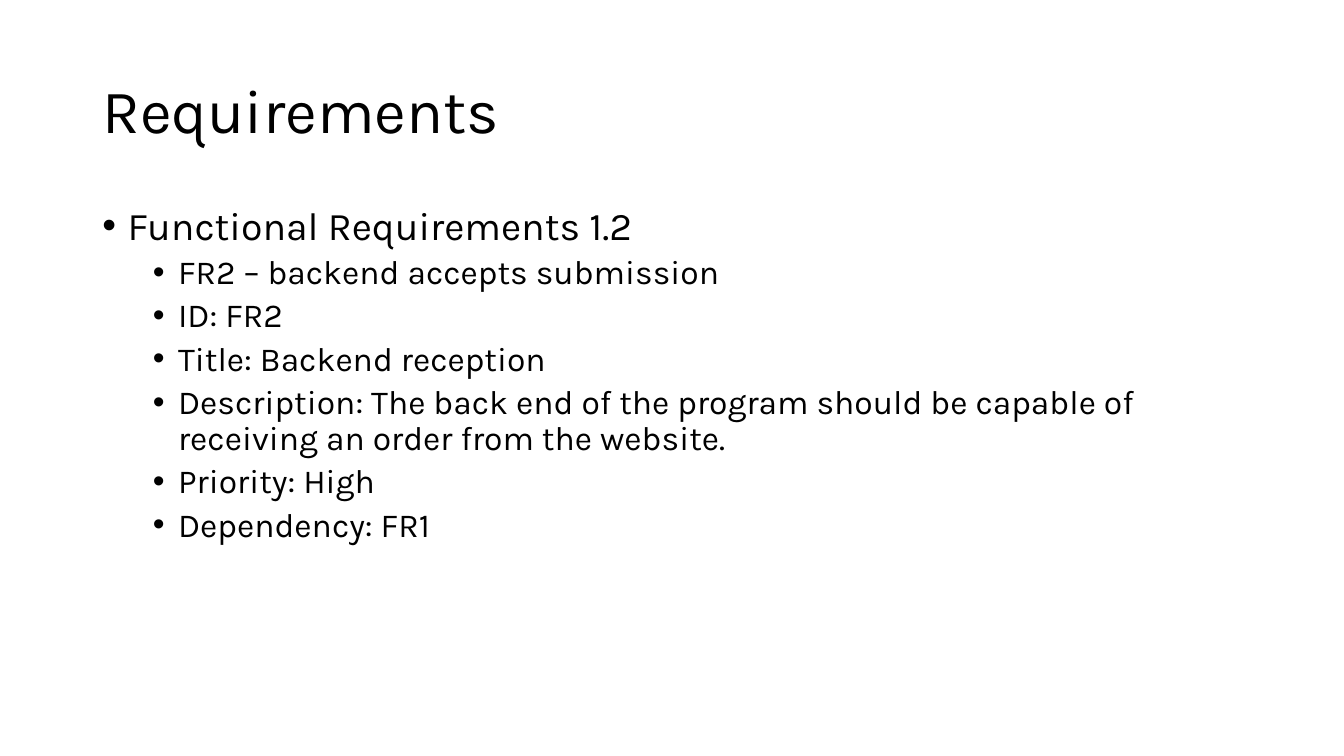
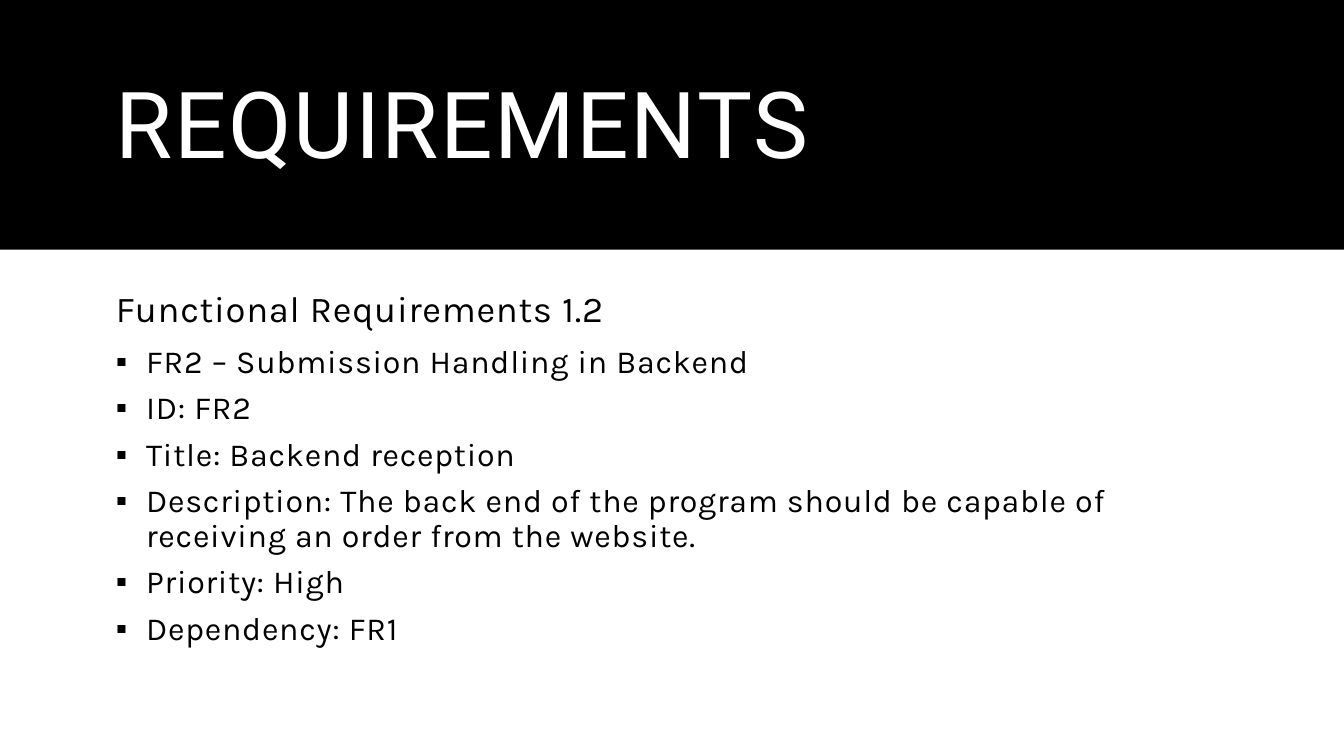
Before and after one commit to SeanStaley21/CSE-350-Team23, a slide deck: slide 4 of homeworks/Homework 1/Homework 1.pptx (slide 7 before the commit). Drawn at 1344x756 pixels with LibreOffice and Linux fonts; fonts in the diff are those of the drawing. Boxes give left, top, right and bottom in pixels: in the first picture for what was removed or moved away, otherwise in the second. Text is boxed around its words. In the diff, an @@ line names an element or a change of style, - is before the commit and + after.

```diff
--- a/homeworks/Homework 1/Homework 1.pptx
+++ b/homeworks/Homework 1/Homework 1.pptx
@@ rectangle added at bbox=[0, 0, 1344, 250], fill #000000 @@
@@ title at bbox=[116, 91, 808, 169]: text changed; size 44 to 66 pt; font Karla to Roboto; text colour #000000 to #FFFFFF @@
-Requirements
+REQUIREMENTS
@@ text "Functional Requirements 1.2": place and size @@
-text "Functional Requirements 1.2" at bbox=[128, 213, 1134, 546]
+text "Functional Requirements 1.2" at bbox=[116, 297, 1104, 648]
@@ text at bbox=[116, 297, 1104, 648]: size 28 to 26 pt in "Functional Requirements 1.2"; letter spacing 0 to 0.5 pt in "Functional Requirements 1.2", "ID: FR2", "Title: Backend reception", "Description: The back end of the program ..." and 2 more places; size 24 to 23 pt in "ID: FR2", "Title: Backend reception", "Description: The back end of the program ...", "Priority: High" and 1 more places; bullet • to none; line spacing 0.9 to 0.91; more space between paragraphs; bullet • to ▪ @@
@@ text at bbox=[146, 351, 748, 381]: text changed; size 24 to 23 pt @@
-  • FR2 – backend accepts submission
+  ▪ FR2 – Submission Handling in Backend
```
Also in this commit, not shown: 5 other slides changed, 5 slides added, 5 slides removed, 1 other file.
